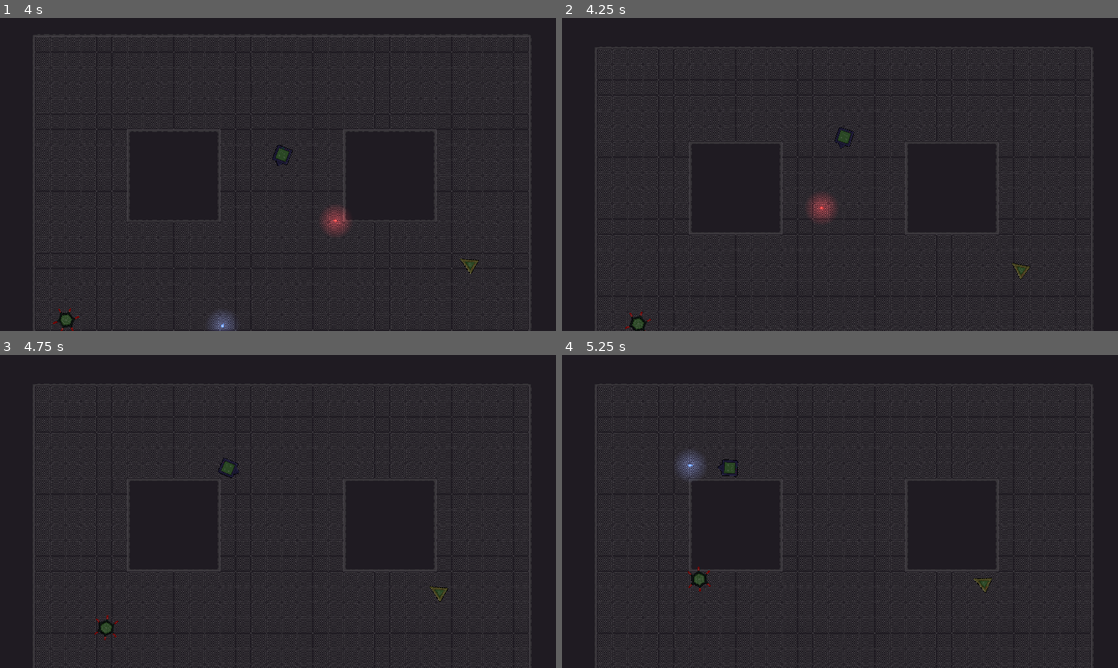
Above: before the commit, frames 1-4 (two rows, left to right).
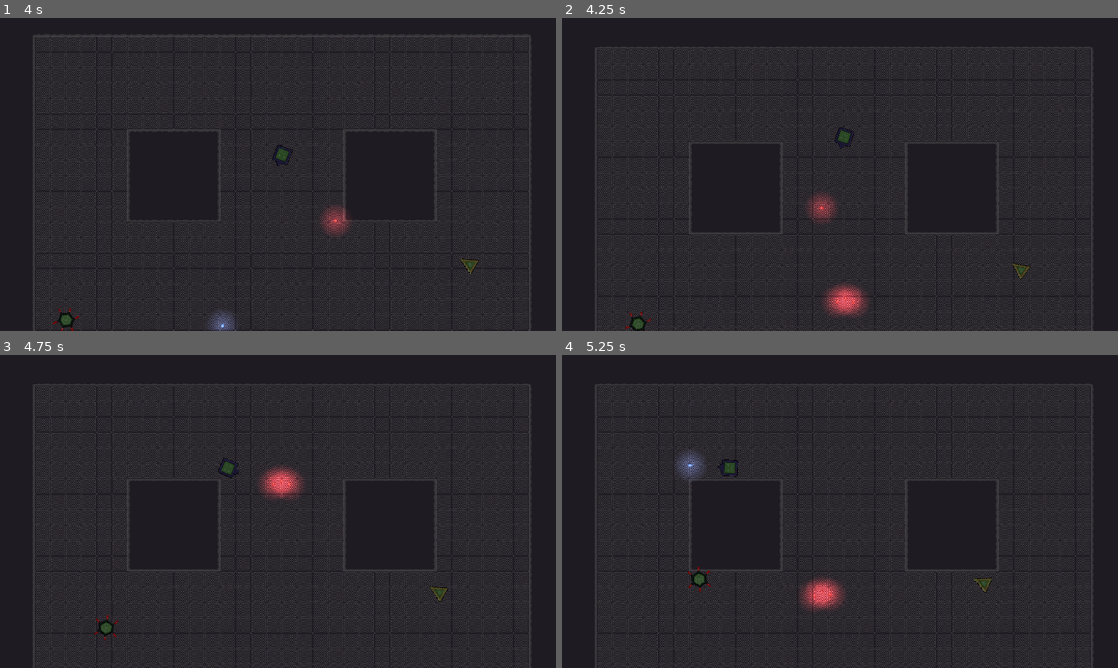
Above: after the commit, the same moments.

Repository: Buraka12/Square-Loop
Game: Godot game, scene res://scenes/main_menu.tscn
Same seed, same stepped clock (60 frames per second), same inputs: the game is played once before the commit and once after it.
Inputs (mouse positions are in pixels of both pictures, inside the frame that each line leads up to):
- Up to frame 1 (4 s): click "play" at 0.5 s; tap Enter at 1.25 s; move the mouse to (400, 158) at 1.27 s; hold D (right) 1.28-2.03 s; click (400, 158) at 1.35 s; tap Space at 2 s; move the mouse to (166, 190) at 2.02 s; hold S (down) 2.03-2.78 s; click (166, 190) at 2.1 s; move the mouse to (333, 105) at 2.77 s; hold D (right) 2.78-3.53 s; click (333, 105) at 2.85 s; move the mouse to (250, 237) at 3.52 s; hold W (up) from 3.53 s (still down); click (250, 237) at 3.6 s
- Up to frame 2 (4.25 s): keep holding W (up)
- Up to frame 3 (4.75 s): move the mouse to (444, 558) at 4.27 s; release W (up) at 4.28 s; hold A (left) from 4.28 s (still down); click (444, 558) at 4.35 s
- Up to frame 4 (5.25 s): keep holding A (left); move the mouse to (673, 464) at 5.02 s; click (673, 464) at 5.1 s

Frame 1 is identical in both runs. In frame 2, 0.6% of the frame differs, in the area x 47-56%, y 84-96%; in frame 3, 0.6%; in frame 4, 0.6%, in the area x 42-51%, y 71-82%.

Commit message:
Update main_area.tscn

Diff:
--- a/scenes/main_area.tscn
+++ b/scenes/main_area.tscn
@@ -6,6 +6,7 @@
 [ext_resource type="PackedScene" uid="uid://y2sekauyqslo" path="res://scenes/pause_menu.tscn" id="5_4itfh"]
 [ext_resource type="PackedScene" uid="uid://dsd1fe453iuu3" path="res://scenes/Enemy/hexagon.tscn" id="5_llnwp"]
 [ext_resource type="PackedScene" path="res://scenes/level_start.tscn" id="6_scdbj"]
+[ext_resource type="PackedScene" uid="uid://bvhmfxi7j6rr0" path="res://scenes/Enemy/pentagon.tscn" id="7_rsm6o"]
 
 [sub_resource type="TileSetAtlasSource" id="TileSetAtlasSource_bx21p"]
 texture = ExtResource("4_7mbch")
@@ -197,3 +198,6 @@
 position = Vector2(50, 597)
 
 [node name="level_start" parent="." instance=ExtResource("6_scdbj")]
+
+[node name="Pentagon" parent="." instance=ExtResource("7_rsm6o")]
+position = Vector2(522, 997)
Not shown: 1 places in scenes/main_area.tscn that only renumber resources
